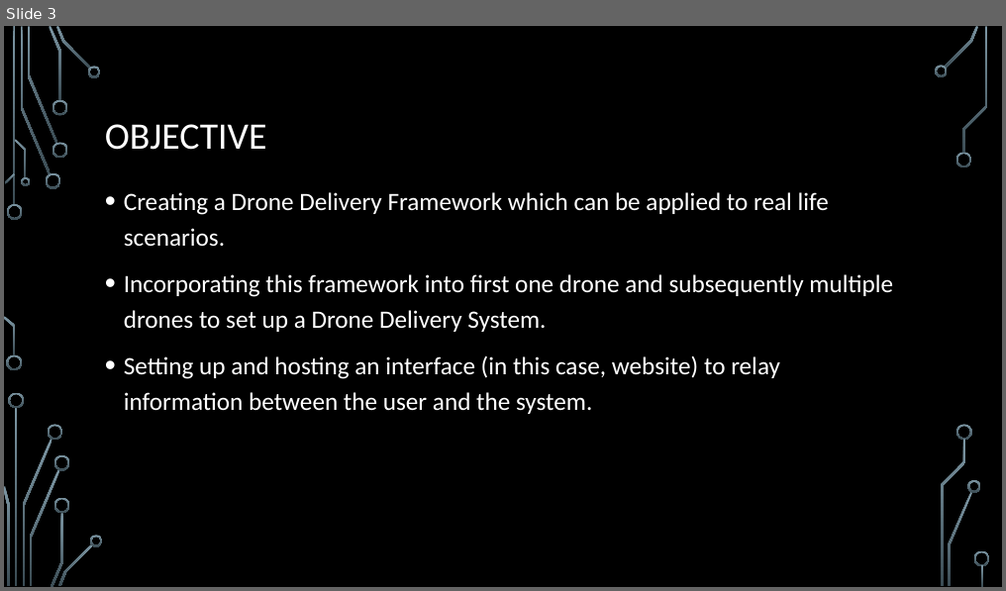
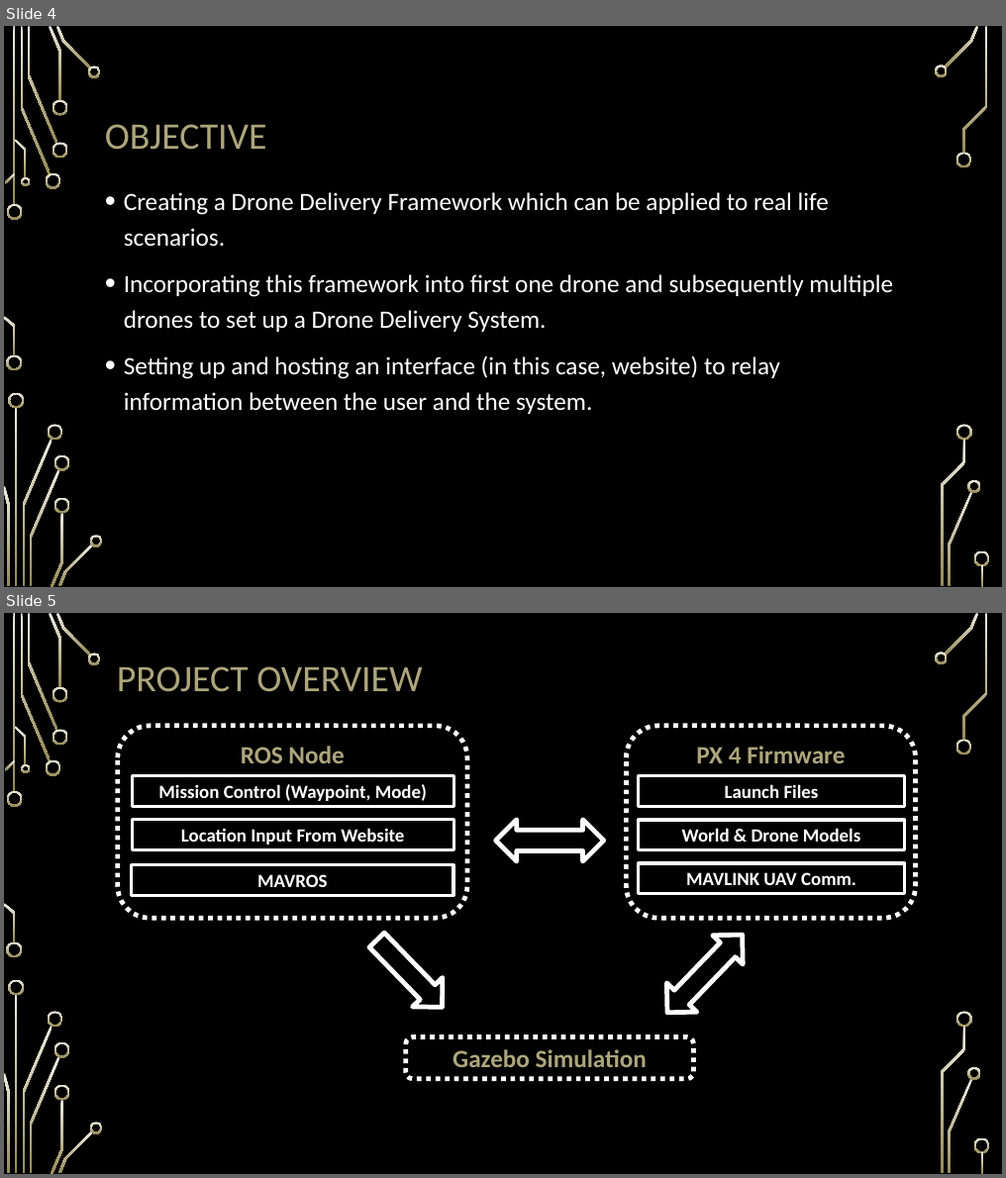
Before and after one commit to ShubhamGupta15/ITSP-Drone_Delivery, a slide deck: crusaderspres.pptx. Shown one above the other, each under a label of ours: slide 3 before the commit, slides 4 and 5 after it. The pictures are 1006x591 and 1006x1178 pixels, drawn with LibreOffice and Linux fonts; fonts in the diff are those of the drawing; background and template pictures are left out. Boxes give left, top, right and bottom in pixels: in the first picture for what was removed or moved away, otherwise in the second. Text is boxed around its words. In the diff, an @@ line names an element or a change of style, - is before the commit and + after.

```diff
--- a/crusaderspres.pptx
+++ b/crusaderspres.pptx
@@ slide 5 added at bbox=[4, 613, 1002, 1174], background picture (left out); not listed: 36 template elements that a slide beside it also shows @@
@@ title added at bbox=[117, 666, 422, 692], 36 pt, text #ADA67C @@
+PROJECT OVERVIEW
@@ group added at bbox=[118, 726, 915, 1079]: 6 rectangles, 3 rounded rectangles, 2 left right arrows, 1 right arrow @@
+Gazebo Simulation
+PX 4 Firmware
+Launch Files
+World & Drone Models
+MAVLINK UAV Comm.
+ROS Node
+Mission Control (Waypoint, Mode)
+Location Input From Website
+MAVROS
@@ what was slide 3 is now slide 4 @@
@@ slide 4 changed as well @@
@@ fill gradient #7C96A3 to #3B4C54 to gradient #EEECE1 to #948A54 in 36 elements at bbox=[7, 204, 23, 220], bbox=[6, 356, 22, 372], bbox=[21, 27, 51, 174], bbox=[46, 174, 60, 189], bbox=[27, 27, 57, 144], bbox=[49, 26, 61, 101], bbox=[52, 142, 67, 158], bbox=[52, 100, 67, 116], bbox=[56, 26, 91, 70], bbox=[88, 66, 101, 77], bbox=[5, 174, 15, 184], bbox=[4, 316, 15, 356], bbox=[15, 139, 27, 178], bbox=[21, 177, 30, 186], bbox=[15, 408, 18, 586], bbox=[22, 439, 52, 586], bbox=[9, 393, 24, 408], bbox=[4, 486, 9, 586], bbox=[48, 424, 63, 440], bbox=[30, 470, 60, 586], bbox=[51, 513, 63, 587], bbox=[54, 456, 70, 472], bbox=[54, 497, 70, 513], bbox=[58, 544, 93, 586], bbox=[90, 535, 103, 547], bbox=[944, 26, 979, 68], bbox=[935, 65, 947, 77], bbox=[956, 152, 972, 168], bbox=[948, 492, 973, 586], bbox=[968, 480, 981, 493], bbox=[963, 27, 988, 154], bbox=[957, 424, 973, 440], bbox=[941, 439, 966, 586], bbox=[974, 552, 990, 568], bbox=[982, 566, 984, 586], bbox=[13, 27, 15, 205] @@
@@ title "OBJECTIVE" at bbox=[105, 124, 267, 150]: text colour #FFFFFF to #ADA67C @@
```
Also in this commit, not shown: 4 other slides changed, 1 other slide added.
